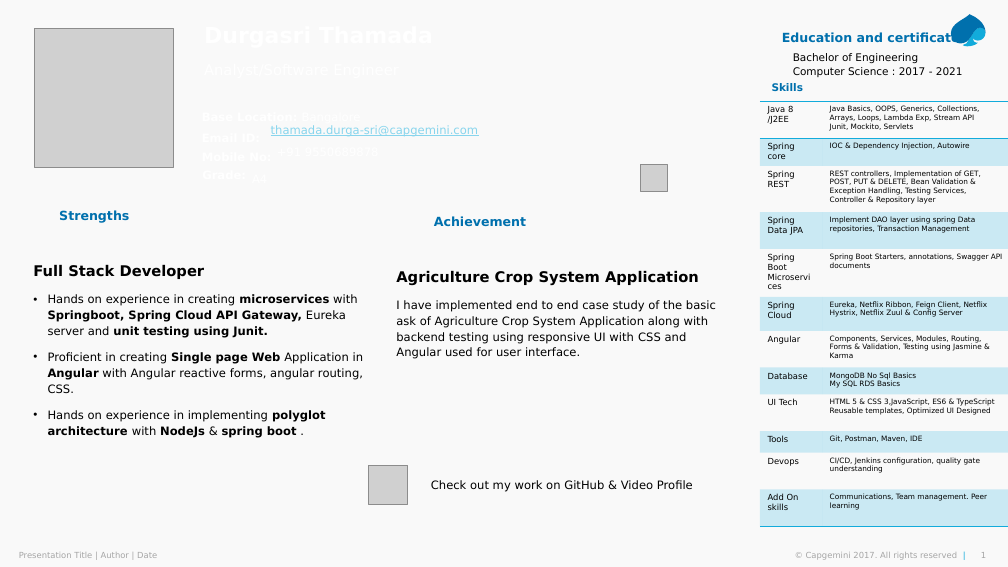
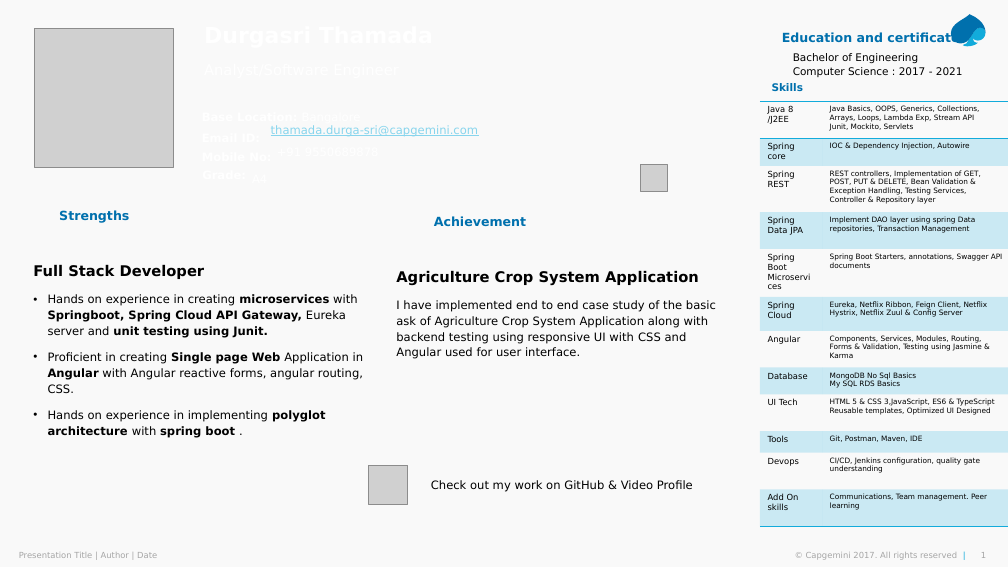
Before and after one commit to DurgasriThamada/Resume, a slide deck: slide 1 of Resume_DurgasriThamada.pptx. Drawn at 1008x567 pixels with LibreOffice and Linux fonts; fonts in the diff are those of the drawing; grey boxes stand for pictures; background and template pictures are left out. Boxes give left, top, right and bottom in pixels: in the first picture for what was removed or moved away, otherwise in the second. Text is boxed around its words. In the diff, an @@ line names an element or a change of style, - is before the commit and + after.

Commit message:
UpdatedResume

```diff
--- a/Resume_DurgasriThamada.pptx
+++ b/Resume_DurgasriThamada.pptx
@@ text at (48, 410, 325, 438): text changed @@
-• Hands on experience in implementing polyglot architecture with NodeJs & spring boot .
+• Hands on experience in implementing polyglot architecture with spring boot .
```
